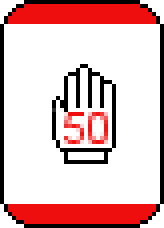
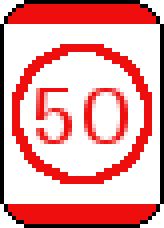
Revision of a layered 164px x 228px image; what changed, layer by layer:
hid "50" over [64, 112, 108, 144]
hid "Hand" over [52, 64, 116, 164]
added layer "50#1" above "Ring" over [36, 88, 128, 144]
added layer "Ring" above "Color bands" over [12, 44, 152, 184]
